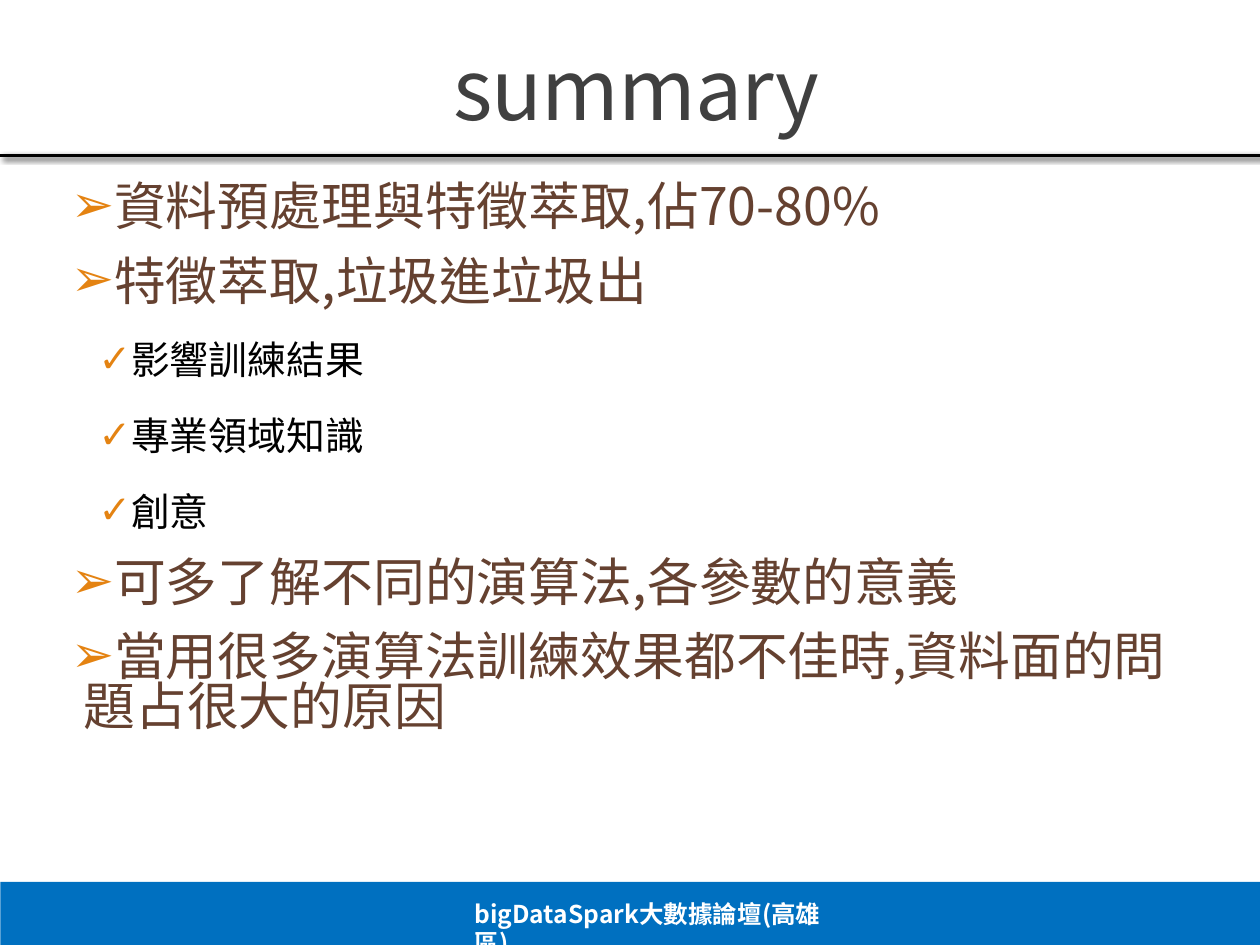
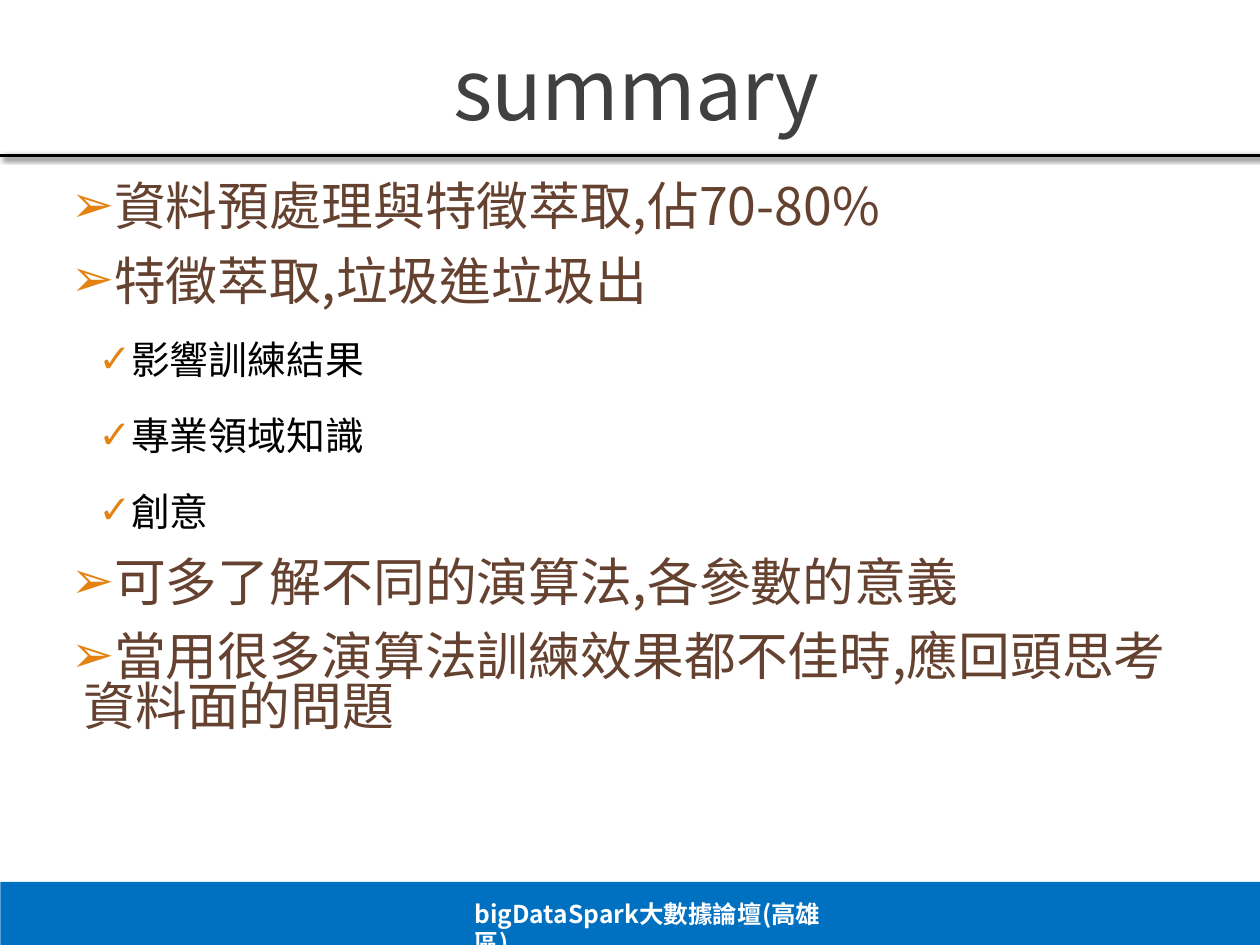
Before and after one commit to paihui/python, a slide deck: slide 14 of T-brain心得分享_20190329.pptx. Drawn at 1260x945 pixels with LibreOffice and Linux fonts; fonts in the diff are those of the drawing. Boxes give left, top, right and bottom in pixels: in the first picture for what was removed or moved away, otherwise in the second. Text is boxed around its words. In the diff, an @@ line names an element or a change of style, - is before the commit and + after.

```diff
--- a/T-brain心得分享_20190329.pptx
+++ b/T-brain心得分享_20190329.pptx
@@ text at bbox=[83, 630, 1166, 730]: text changed @@
-➢ 當用很多演算法訓練效果都不佳時,資料面的問題占很大的原因
+➢ 當用很多演算法訓練效果都不佳時,應回頭思考資料面的問題
```
Also in this commit, not shown: 6 other slides changed, 1 slide added, 1 slide removed.
